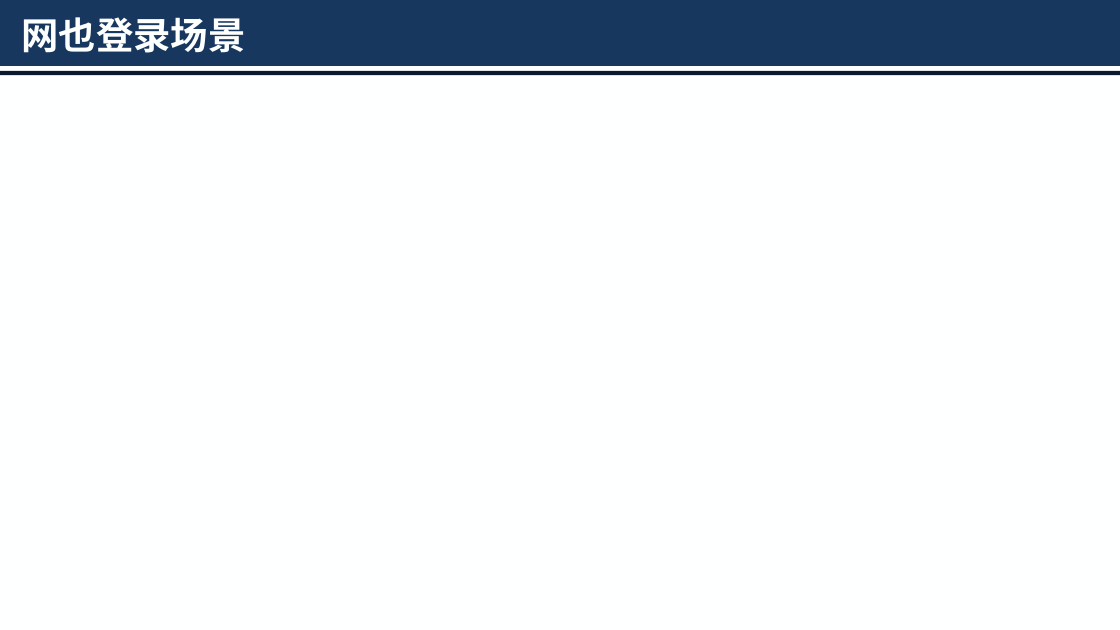
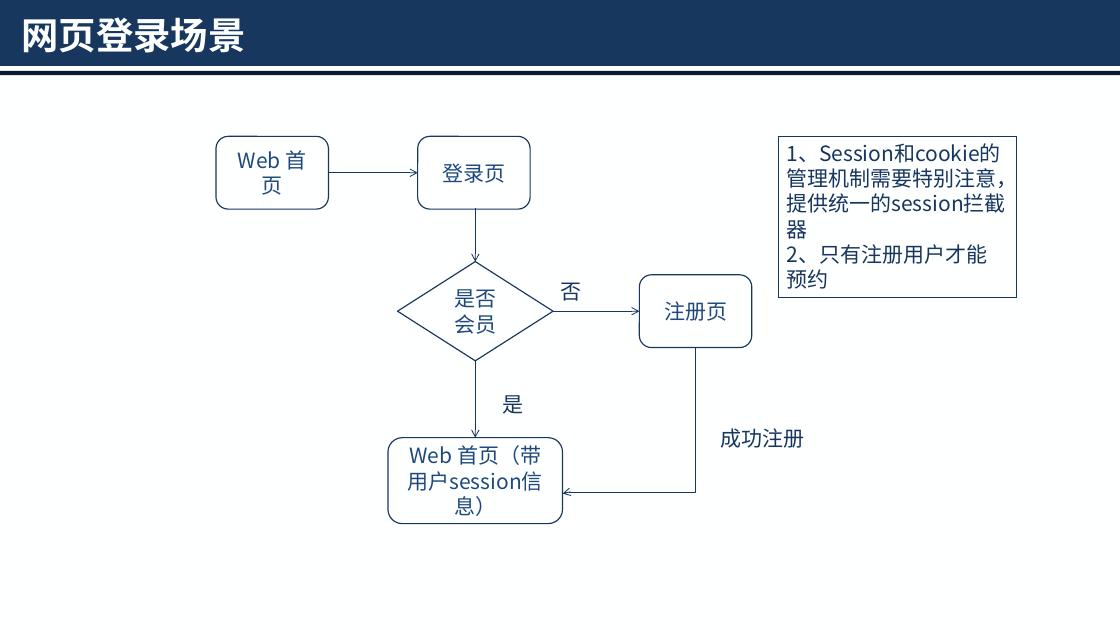
Before and after one commit to HKjournalists/showmecoo, a slide deck: slide 5 of showmecoo-web-docs/src/main/resources/设计文档/概要设计/网站概要设计.pptx. Drawn at 1120x630 pixels with LibreOffice and Linux fonts; fonts in the diff are those of the drawing. Boxes give left, top, right and bottom in pixels: in the first picture for what was removed or moved away, otherwise in the second. Text is boxed around its words. In the diff, an @@ line names an element or a change of style, - is before the commit and + after.

```diff
--- a/showmecoo-web-docs/src/main/resources/设计文档/概要设计/网站概要设计.pptx
+++ b/showmecoo-web-docs/src/main/resources/设计文档/概要设计/网站概要设计.pptx
@@ title at (21,17,245,53): text changed @@
-网也登录场景
+网页登录场景
@@ rounded rectangle added at (216,136,329,209), fill #FEFFFF, outline #17375E 1 pt, 18 pt, text #1F497D @@
+Web 首页
@@ rounded rectangle added at (418,136,530,209), fill #FEFFFF, outline #17375E 1 pt, 18 pt, text #1F497D @@
+登录页
@@ rectangle added at (779,136,1017,297), outline #17365E 0.75 pt, 18 pt, text #17365E @@
+1、Session和cookie的管理机制需要特别注意，提供统一的session拦截器
+2、只有注册用户才能预约
@@ arrow added from (329, 173) to (418, 173), #17375E 0.75 pt @@
@@ arrow added from (476, 208) to (476, 261), #17375E 0.75 pt @@
@@ diamond added at (397,261,553,360), fill #FEFFFF, outline #17375E 1 pt, 18 pt, text #1F497D @@
+是否会员
@@ text added at (560,282,581,301), 18 pt, text #17365E @@
+否
@@ rounded rectangle added at (639,275,752,348), fill #FEFFFF, outline #17375E 1 pt, 18 pt, text #1F497D @@
+注册页
@@ arrow added from (553, 312) to (639, 312), #17375E 0.75 pt @@
@@ elbow arrow added from (696, 348) to (563, 494), #17375E 0.75 pt @@
@@ arrow added from (476, 361) to (476, 438), #17375E 0.75 pt @@
@@ text added at (502,395,523,414), 18 pt, text #17365E @@
+是
@@ rounded rectangle added at (388,438,563,523), fill #FEFFFF, outline #17375E 1 pt, 18 pt, text #1F497D @@
+Web 首页（带用户session信息）
@@ text added at (720,428,804,448), 18 pt, text #17365E @@
+成功注册
```
Also in this commit, not shown: 1 other slide changed, 1 slide removed, 5 other files.
